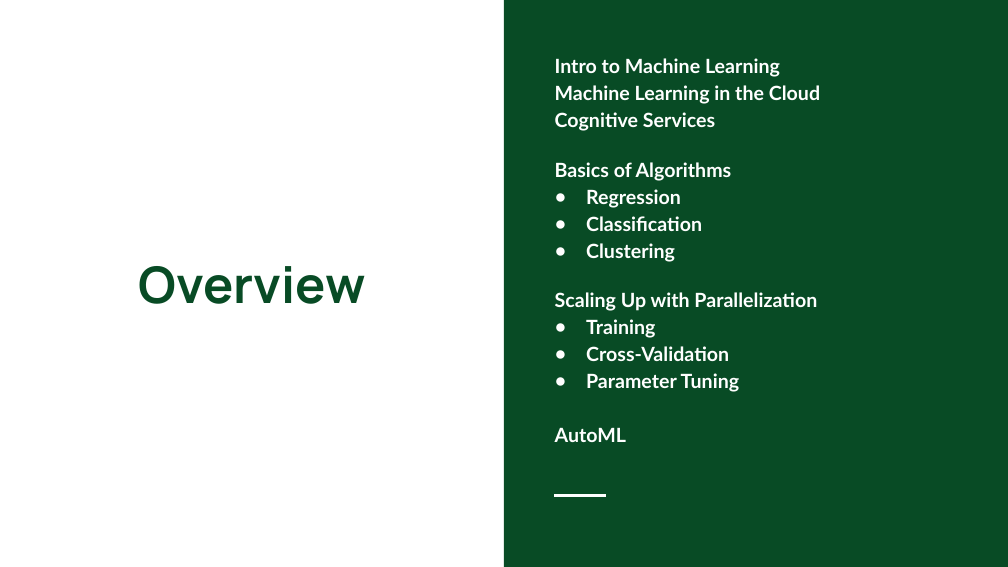
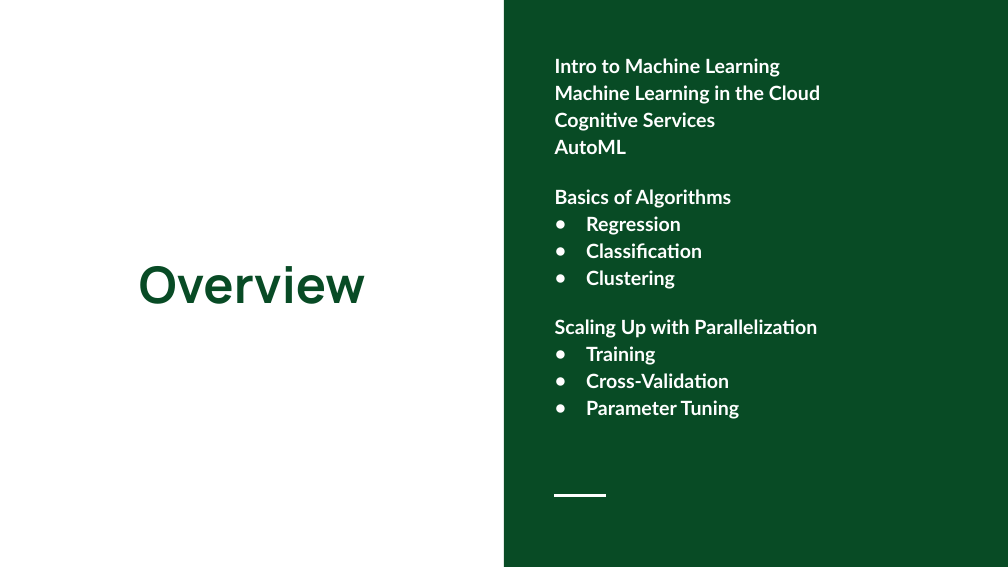
Before and after one commit to colbyford/DSBA6190-CloudComputing, a slide deck: slide 2 of 3 - Machine Learning/MachineLearning.pptx. Drawn at 1008x567 pixels with LibreOffice and Linux fonts; fonts in the diff are those of the drawing. Boxes give left, top, right and bottom in pixels: in the first picture for what was removed or moved away, otherwise in the second. Text is boxed around its words. In the diff, an @@ line names an element or a change of style, - is before the commit and + after.

Commit message:
Move AutoML to first ML Lecture

```diff
--- a/3 - Machine Learning/MachineLearning.pptx
+++ b/3 - Machine Learning/MachineLearning.pptx
@@ text at (555,139,626,154): paragraph added @@
+AutoML
@@ text at (555,427,626,442): paragraph removed @@
-AutoML
```
Also in this commit, not shown: 1 slide added, 1 slide removed, 2 other files.
